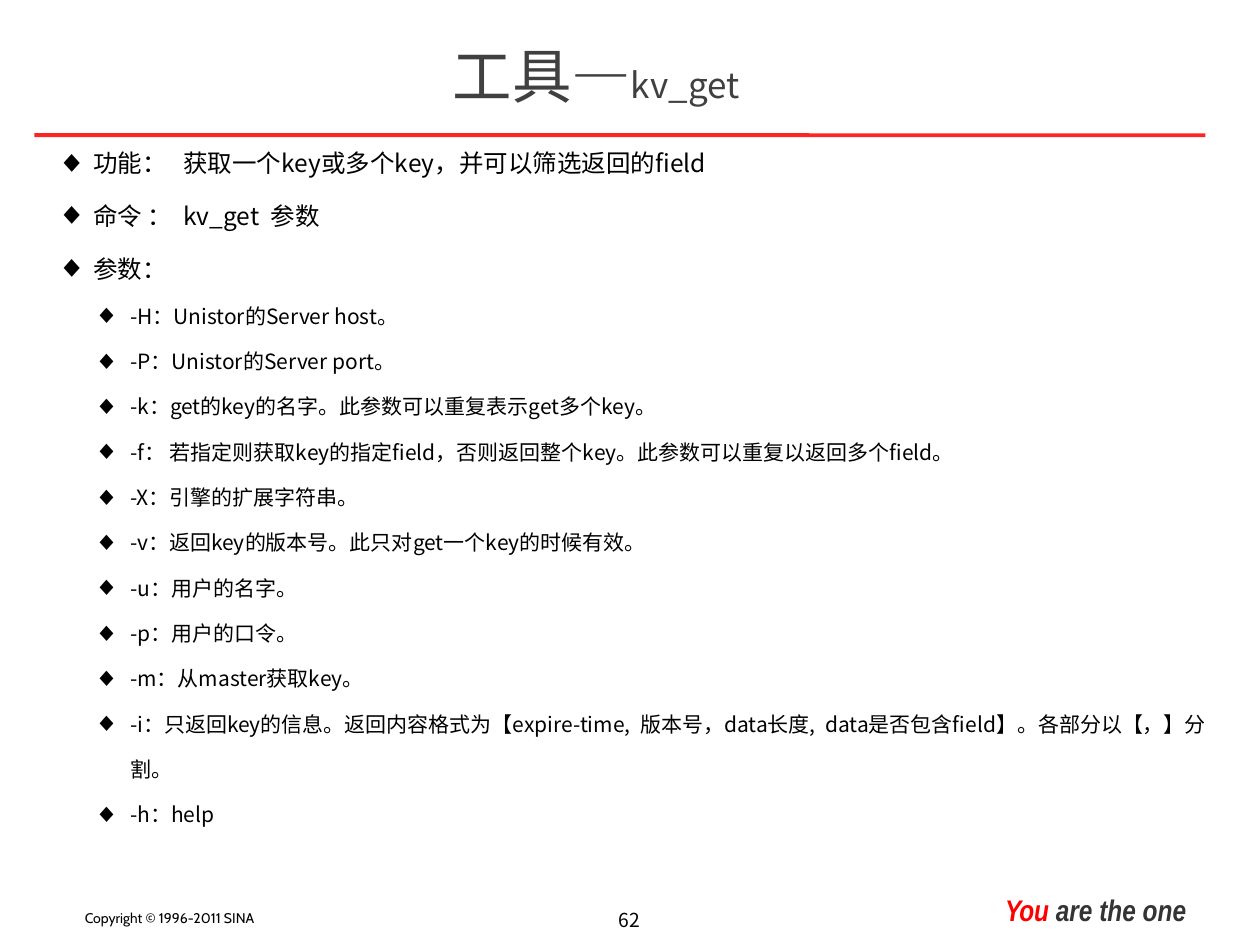
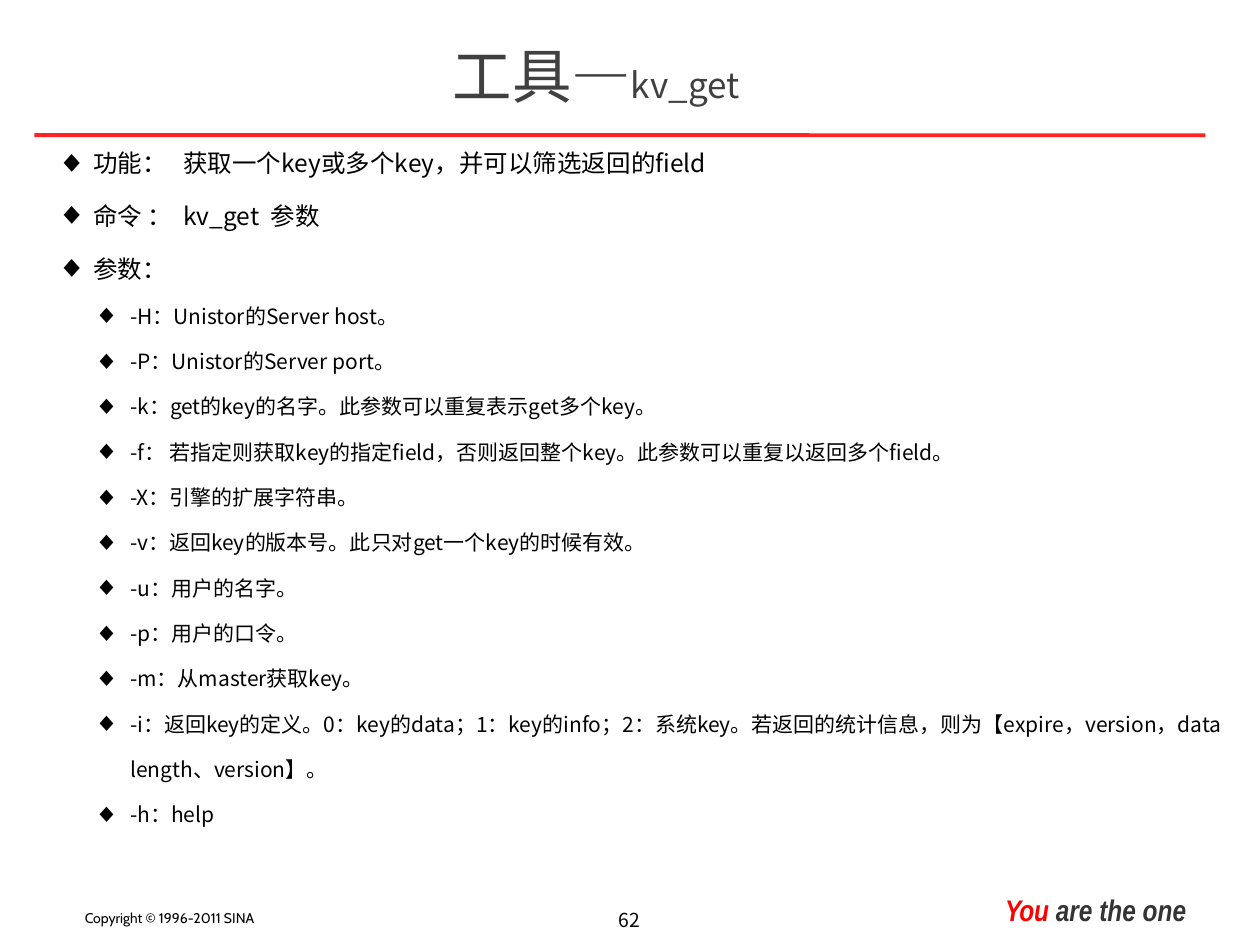
Before and after one commit to mbsky/cwx-kv, a slide deck: slide 62 of unistor/doc/unistor_introduce.ppt. Drawn at 1260x945 pixels with LibreOffice and Linux fonts; fonts in the diff are those of the drawing; background and template pictures are left out. Boxes give left, top, right and bottom in pixels: in the first picture for what was removed or moved away, otherwise in the second. Text is boxed around its words. In the diff, an @@ line names an element or a change of style, - is before the commit and + after.

```diff
--- a/unistor/doc/unistor_introduce.ppt
+++ b/unistor/doc/unistor_introduce.ppt
@@ text at (130,714,1221,782): text changed @@
-    ◆ -i：只返回key的信息。返回内容格式为【expire-time, 版本号，data长度, data是否包含field】。各部分以【，】分割。
+    ◆ -i：返回key的定义。0：key的data；1：key的info；2：系统key。若返回的统计信息，则为【expire，version，data length、version】。
```
Also in this commit, not shown: 4 other slides changed, 33 other files.
